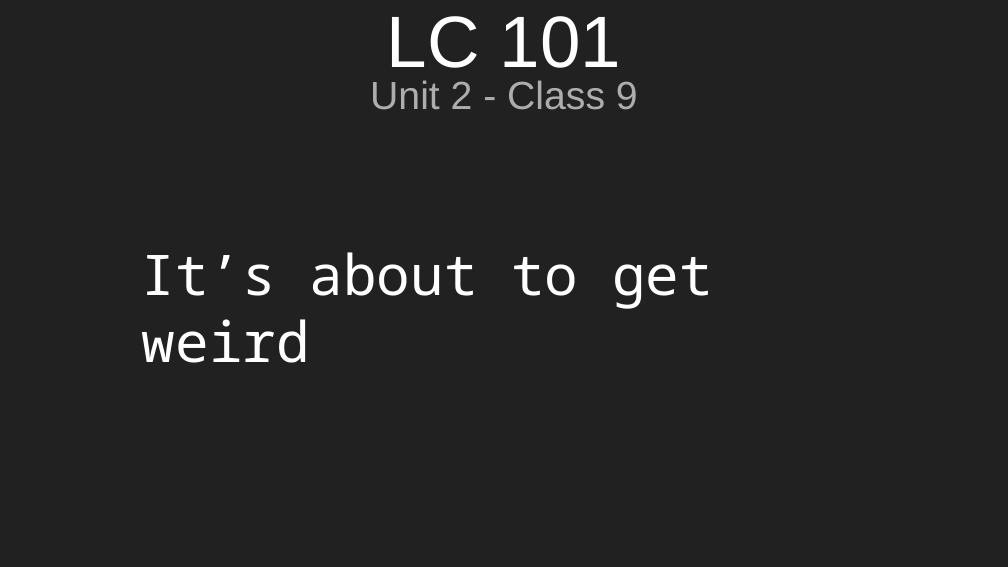
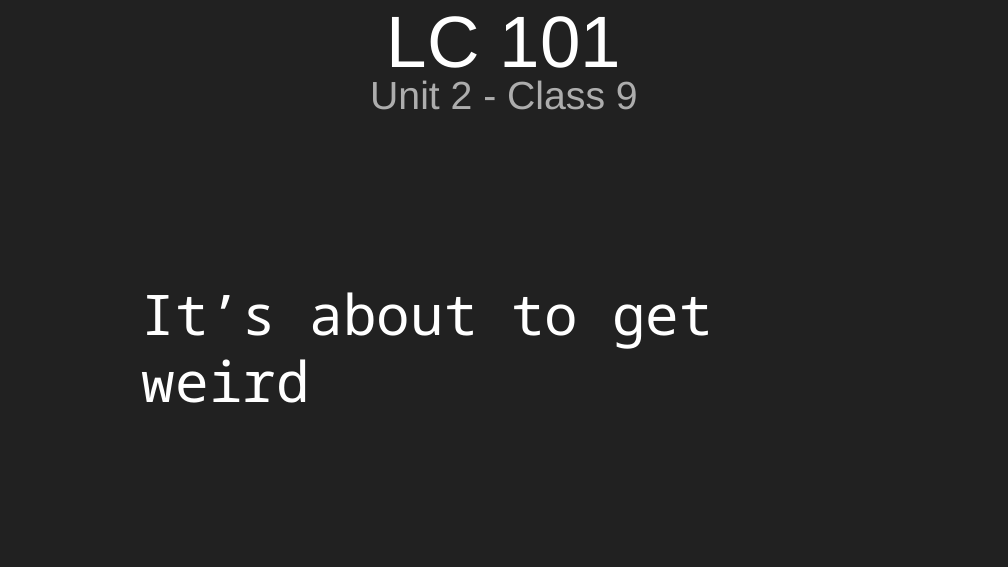
Before and after one commit to aleesham/lc101-unit2, a slide deck: slide 5 of slides/Unit 2 - LC 101 - Class 9.pptx (slide 1 before the commit). Drawn at 1008x567 pixels with LibreOffice and Linux fonts; fonts in the diff are those of the drawing. Boxes give left, top, right and bottom in pixels: in the first picture for what was removed or moved away, otherwise in the second. Text is boxed around its words. In the diff, an @@ line names an element or a change of style, - is before the commit and + after.

```diff
--- a/slides/Unit 2 - LC 101 - Class 9.pptx
+++ b/slides/Unit 2 - LC 101 - Class 9.pptx
@@ text "It’s about to get weird": place and size @@
-text "It’s about to get weird" at box(142, 252, 713, 363)
+text "It’s about to get weird" at box(142, 292, 713, 403)
```
Also in this commit, not shown: 2 other slides changed, 6 slides added, 1 slide removed.
